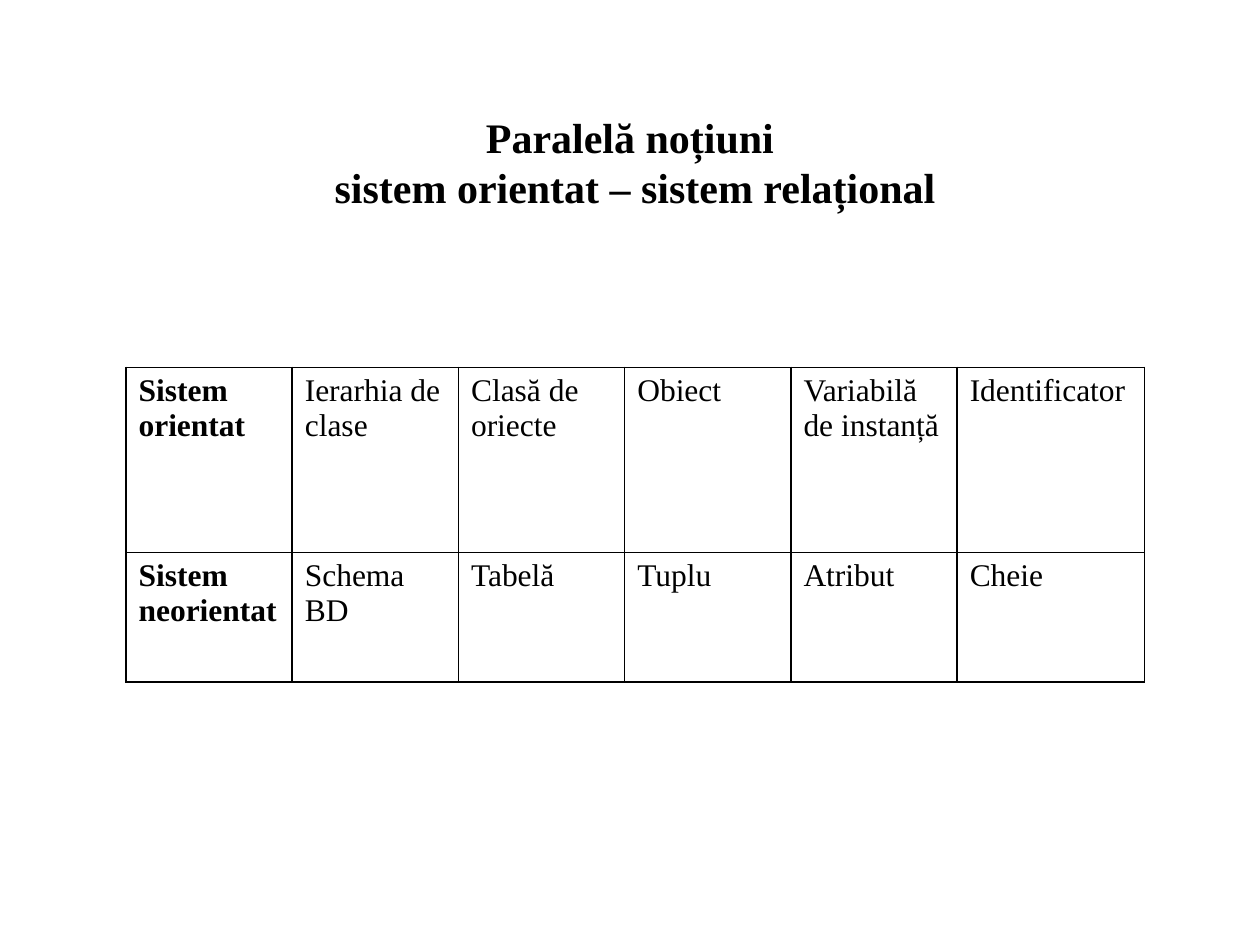
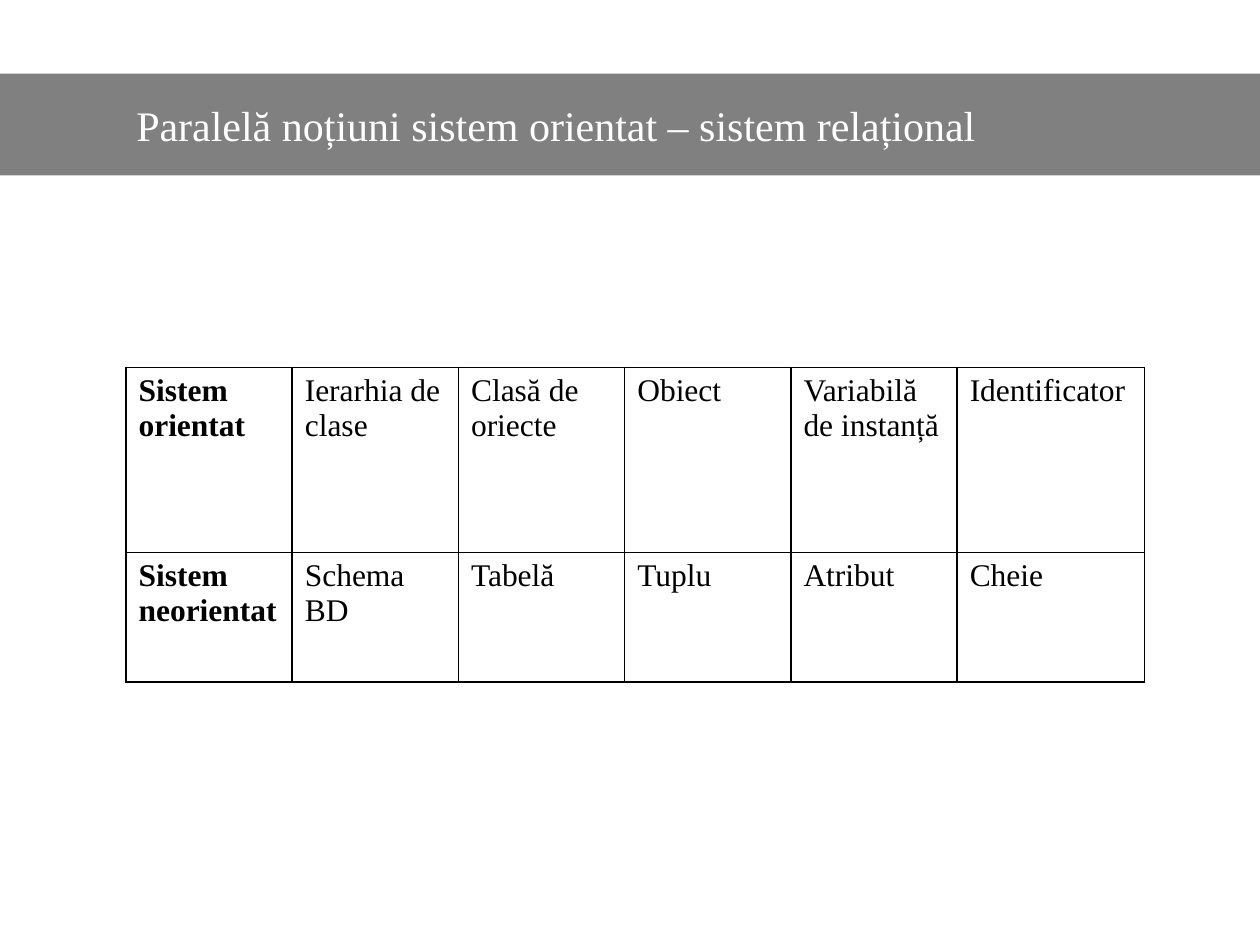
Before and after one commit to Dani25/BDOO, a slide deck: slide 8 of bdoo.pptx. Drawn at 1260x945 pixels with LibreOffice and Linux fonts; fonts in the diff are those of the drawing. Boxes give left, top, right and bottom in pixels: in the first picture for what was removed or moved away, otherwise in the second. Text is boxed around its words. In the diff, an @@ line names an element or a change of style, - is before the commit and + after.

Commit message:
Update design

```diff
--- a/bdoo.pptx
+++ b/bdoo.pptx
@@ rectangle "Paralelă noțiuni sistem orientat – ...": place and size @@
-rectangle "Paralelă noțiuni sistem orientat – ..." at <box>335,123,935,212</box>
+rectangle "Paralelă noțiuni sistem orientat – ..." at <box>0,73,1260,175</box>
@@ rectangle "Paralelă noțiuni sistem orientat – ..." at <box>0,73,1260,175</box>: vertical alignment top to middle; fill none to #808080 @@
@@ text in rectangle at <box>136,112,975,150</box>: text changed; text colour #000000 to #FFFFFF; bold off @@
-Paralelă noțiuni
-sistem orientat – sistem relațional
+Paralelă noțiuni sistem orientat – sistem relațional
```
Also in this commit, not shown: 20 other slides changed, 2 slides added, 2 slides removed.
